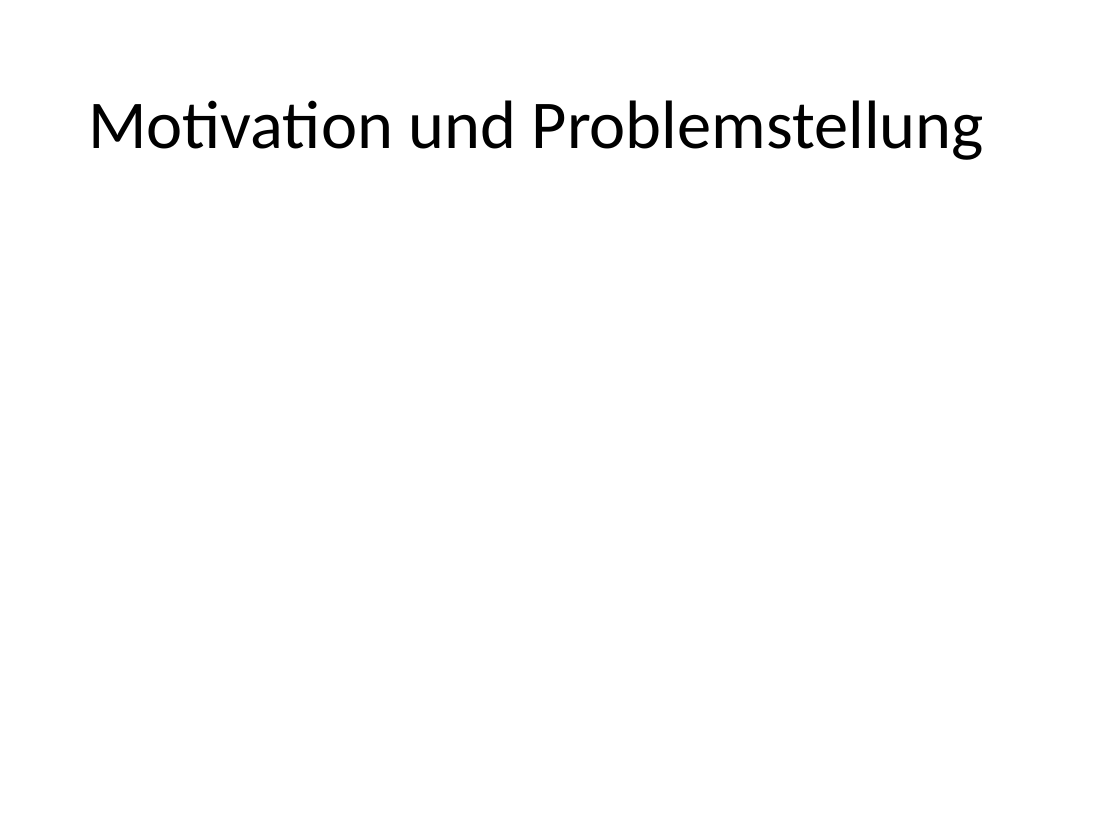
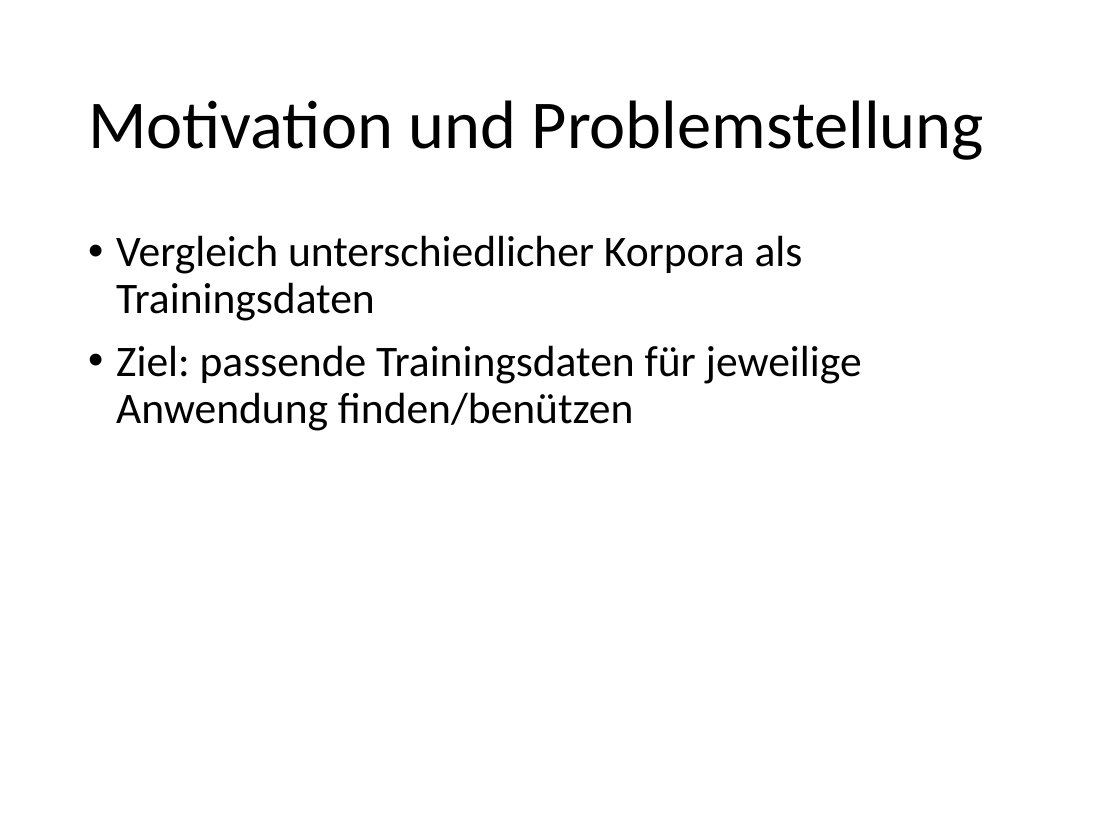
Before and after one commit to imbabaer/SemanticRelations, a slide deck: slide 3 of Präsentation/Semantische Beziehungen.pptx. Drawn at 1120x840 pixels with LibreOffice and Linux fonts; fonts in the diff are those of the drawing. Boxes give left, top, right and bottom in pixels: in the first picture for what was removed or moved away, otherwise in the second. Text is boxed around its words. In the diff, an @@ line names an element or a change of style, - is before the commit and + after.

```diff
--- a/Präsentation/Semantische Beziehungen.pptx
+++ b/Präsentation/Semantische Beziehungen.pptx
@@ text added at (116,235,862,431), 28 pt, text #000000 @@
+• Vergleich unterschiedlicher Korpora als Trainingsdaten
+• Ziel: passende Trainingsdaten für jeweilige Anwendung finden/benützen
```
Also in this commit, not shown: 2 other slides changed, 2 slides added, 1 other file.
